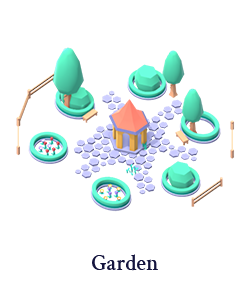
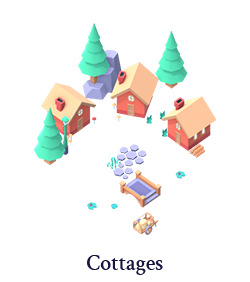
Layers edited between the first and the second 250×282 image:
added group "Cottages" with 3 layers above "Garden" over [16, 23, 235, 275]
added layer "cottages" in group "Cottages" over [33, 23, 217, 235]
added layer "Label" (1st of 8, in "Cottages") in group "Cottages" over [87, 255, 163, 275]
hid group "Garden" (3 layers) over [16, 23, 235, 271]
